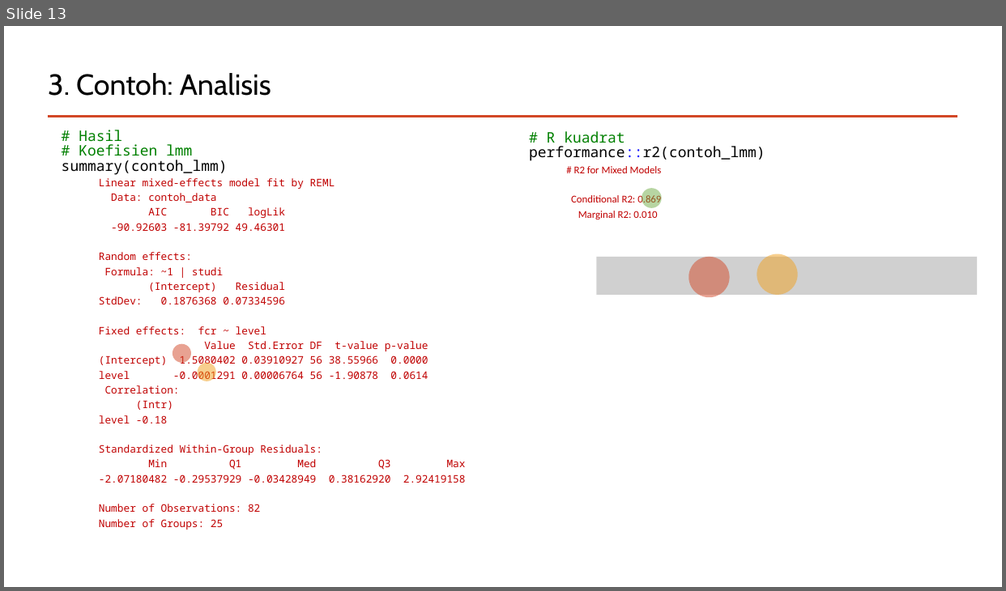
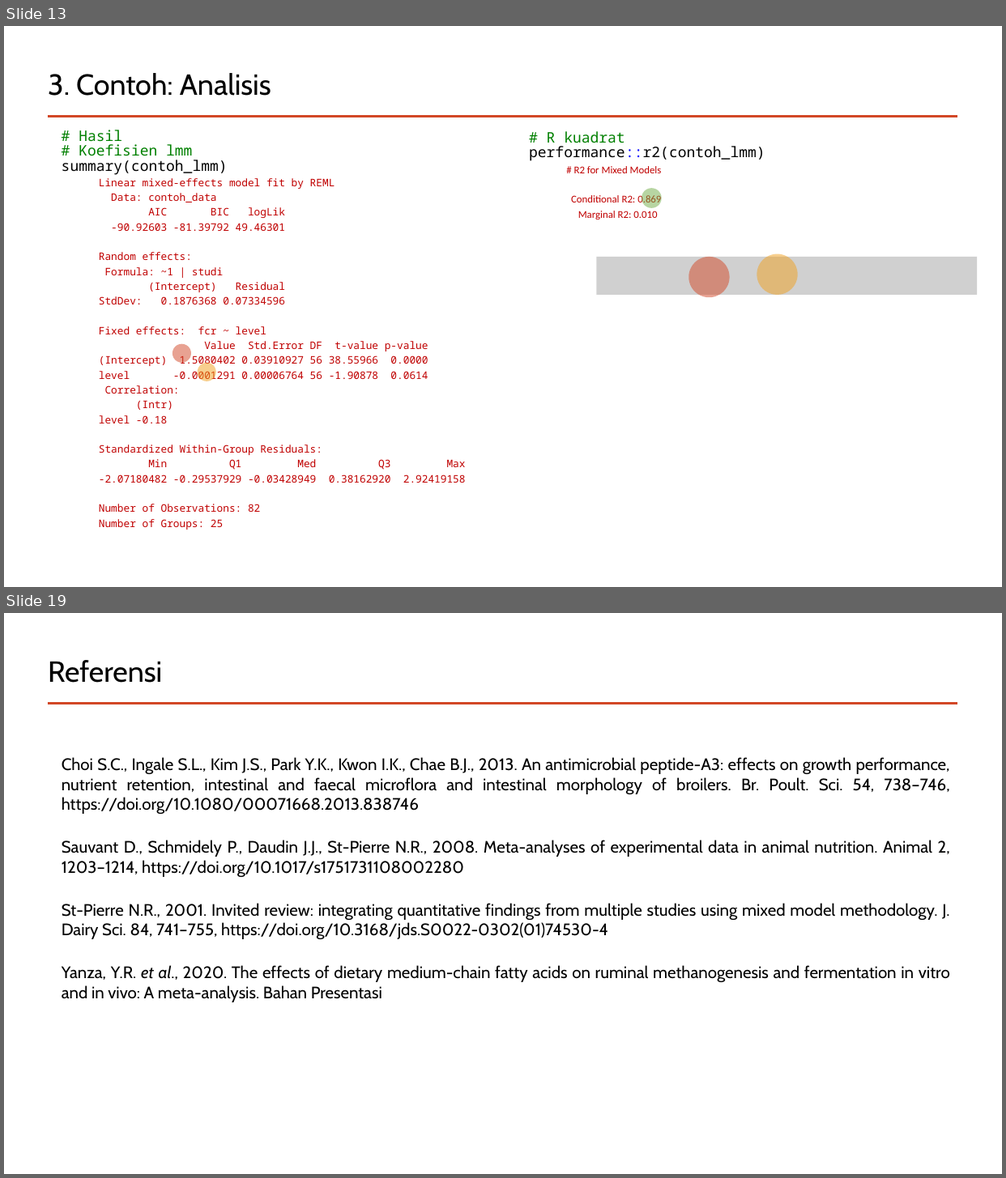
Before and after one commit to mohammad-miftakhus-sholikin/pelatihan-2020-metal, a slide deck: ch3_reference/Presentation_2022__Sholikin.pptx. Shown one above the other, each under a label of ours: slide 13 before the commit, slides 13 and 19 after it; the slides between them are not shown. The pictures are 1006x591 and 1006x1178 pixels, drawn with LibreOffice and Linux fonts; fonts in the diff are those of the drawing; grey boxes stand for pictures. Boxes give left, top, right and bottom in pixels: in the first picture for what was removed or moved away, otherwise in the second. Text is boxed around its words. In the diff, an @@ line names an element or a change of style, - is before the commit and + after.

```diff
--- a/ch3_reference/Presentation_2022__Sholikin.pptx
+++ b/ch3_reference/Presentation_2022__Sholikin.pptx
@@ slide 19 added at (4, 613, 1002, 1174), background #FFFFFF; not listed: 1 template element that a slide beside it also shows @@
@@ title added at (48, 660, 162, 683), 28 pt, text #000000 @@
+Referensi
@@ text added at (62, 757, 950, 1003), 16 pt, text #000000 @@
+Choi S.C., Ingale S.L., Kim J.S., Park Y.K., Kwon I.K., Chae B.J., 2013. An antimicrobial peptide-A3: effects on growth performance, nutrient retention, intestinal and faecal microflora and intestinal morphology of broilers. Br. Poult. Sci. 54, 738–746, https://doi.org/10.1080/00071668.2013.838746
+Sauvant D., Schmidely P., Daudin J.J., St-Pierre N.R., 2008. Meta-analyses of experimental data in animal nutrition. Animal 2, 1203–1214, https://doi.org/10.1017/s1751731108002280
+St-Pierre N.R., 2001. Invited review: integrating quantitative findings from multiple studies using mixed model methodology. J. Dairy Sci. 84, 741–755, https://doi.org/10.3168/jds.S0022-0302(01)74530-4
+Yanza, Y.R. et al., 2020. The effects of dietary medium-chain fatty acids on ruminal methanogenesis and fermentation in vitro and in vivo: A meta-analysis. Bahan Presentasi
```
Also in this commit, not shown: 8 slides changed, 5 other slides added, 5 other files.
